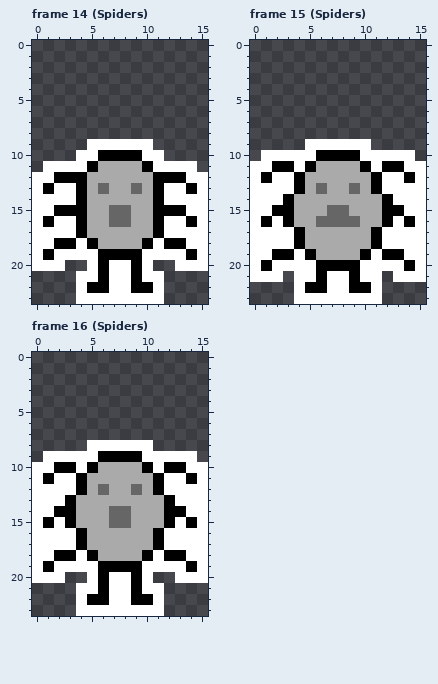
Two versions of one pixel-art file, assets/towers.aseprite. Above: the version before the commit.
16x24 pixels, 68 frames. Shown: frame 14 (Spiders), frame 15 (Spiders), frame 16 (Spiders). The commit also changed other frames, which this record leaves out.
After the commit:
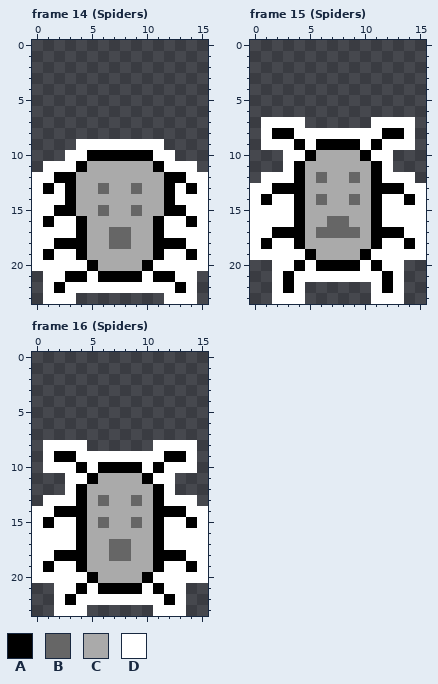
Palette (. is transparent): A #000000  B #666666  C #aaaaaa  D #ffffff
From old to new:
--- frame 14 (Spiders)
@@ x 0..15 @@
  8 ................
- 9 .....DDDDDD.....
-10 ....DDAAAADD....
-11 .DDDDACCCCADDDD.
-12 DDAAACCCCCCAAADD
-13 DADDACBCCBCADDAD
-14 DDDDACCCCCCADDDD
-15 DDAAACCBBCCAAADD
-16 DADDACCBBCCADDAD
-17 DDDDACCCCCCADDDD
-18 DDAADACCCCADAADD
-19 DADDDDAAAADDDDAD
-20 DDD..DADDAD..DDD
-21 ....DDADDADD....
-22 ....DAADDAAD....
-23 ....DDDDDDDD....
+ 9 ....DDDDDDDD....
+10 ...DDAAAAAADD...
+11 .DDDACCCCCCADDD.
+12 DDAACCCCCCCCAADD
+13 DADACCBCCBCCADAD
+14 DDDACCCCCCCCADDD
+15 DDAACCBCCBCCAADD
+16 DADDACCCCCCADDAD
+17 DDDDACCBBCCADDDD
+18 DDAAACCBBCCAAADD
+19 DADDACCCCCCADDAD
+20 DDDDDACCCCADDDDD
+21 .DDAADAAAADAADD.
+22 .DADDDDDDDDDDAD.
+23 .DDD........DDD.
--- frame 15 (Spiders)
@@ x 0..15 @@
  6 ................
- 7 ................
- 8 ................
- 9 .....DDDDDD.....
-10 .DDDDDAAAADDDDD.
-11 DDAADACCCCADAADD
-12 DADDACCCCCCADDAD
-13 DDDDACBCCBCADDDD
-14 DDDACCCCCCCCADDD
-15 DDAACCCBBCCCAADD
-16 DADACCBBBBCCADAD
-17 DDDDACCCCCCADDDD
-18 DDDDACCCCCCADDDD
-19 DDAADACCCCADAADD
-20 DADDDDAAAADDDDAD
-21 DDD.DDADDADD.DDD
-22 ....DAADDAAD....
-23 ....DDDDDDDD....
+ 7 .DDDD......DDDD.
+ 8 .DAADDDDDDDDAAD.
+ 9 .DDDADAAAADADDD.
+10 ...DDACCCCADD...
+11 ...DACCCCCCAD...
+12 .DDDACBCCBCADDD.
+13 DDAAACCCCCCAAADD
+14 DADDACBCCBCADDAD
+15 DDDDACCCCCCADDDD
+16 DDDDACCBBCCADDDD
+17 DDAAACBBBBCAAADD
+18 DADDACCCCCCADDAD
+19 DDDDDACCCCADDDDD
+20 ..DDADAAAADADD..
+21 ..DADDDDDDDDAD..
+22 ..DAD......DAD..
+23 ..DDD......DDD..
--- frame 16 (Spiders)
@@ x 0..15 @@
  7 ................
- 8 .....DDDDDD.....
- 9 .DDDDDAAAADDDDD.
-10 DDAADACCCCADAADD
-11 DADDACCCCCCADDAD
-12 DDDDACBCCBCADDDD
-13 DDDACCCCCCCCADDD
-14 DDAACCCBBCCCAADD
-15 DADACCCBBCCCADAD
+ 8 .DDDD......DDDD.
+ 9 .DAADDDDDDDDAAD.
+10 .DDDADAAAADADDD.
+11 ...DDACCCCADD...
+12 ...DACCCCCCAD...
+13 .DDDACBCCBCADDD.
+14 DDAAACCCCCCAAADD
+15 DADDACBCCBCADDAD
 16 DDDDACCCCCCADDDD
-17 DDDDACCCCCCADDDD
-18 DDAADACCCCADAADD
-19 DADDDDAAAADDDDAD
-20 DDD..DADDAD..DDD
-21 ....DDADDADD....
-22 ....DAADDAAD....
-23 ....DDDDDDDD....
+17 DDDDACCBBCCADDDD
+18 DDAAACCBBCCAAADD
+19 DADDACCCCCCADDAD
+20 DDDDDACCCCADDDDD
+21 ..DDADAAAADADD..
+22 ..DADDDDDDDDAD..
+23 ..DDD......DDD..
Pixel boxes of the changes (left, top, right, bottom) in both pictures:
changed: (43, 139, 197, 304)
changed: (250, 117, 426, 304)
changed: (32, 440, 208, 616)
